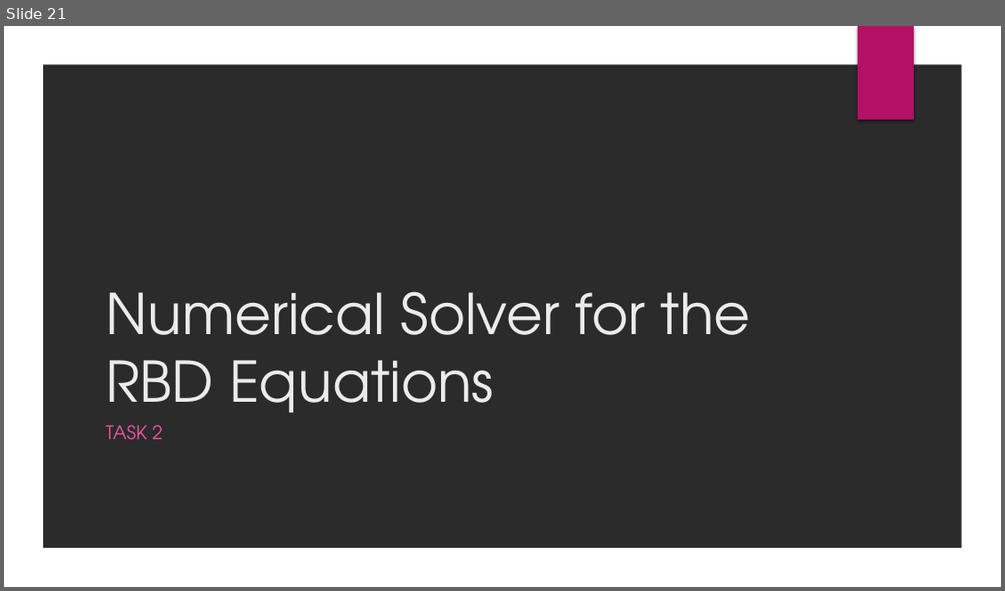
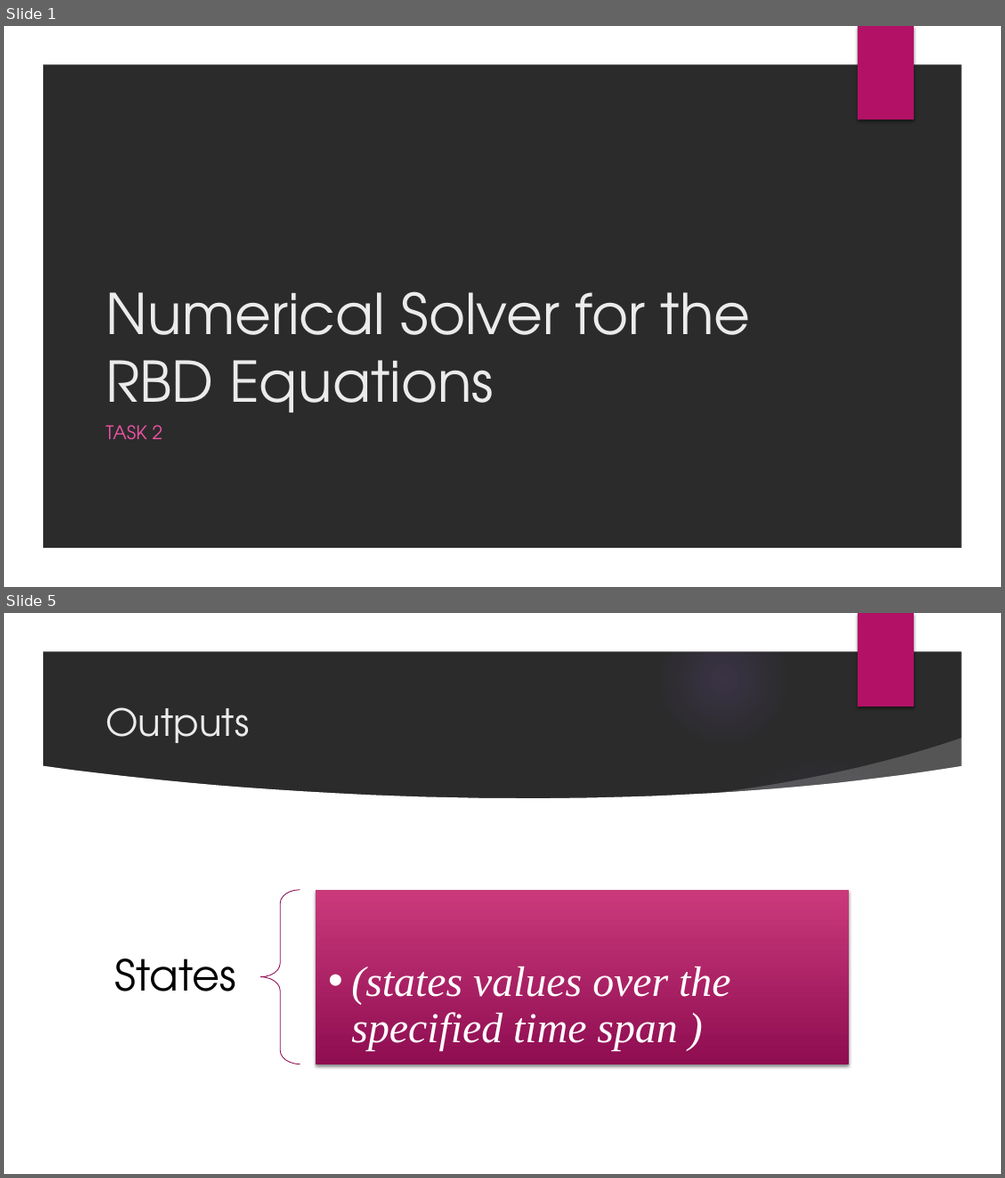
Before and after one commit to Aero-Mohamed/Autopilot, a slide deck: Task 2/Task2_G4_presentation.pptx. Shown one above the other, each under a label of ours: slide 21 before the commit, slides 1 and 5 after it; the slides between them are not shown. The pictures are 1005x591 and 1005x1178 pixels, drawn with LibreOffice and Linux fonts; fonts in the diff are those of the drawing; background and template pictures are left out; a plain dark background stands for a picture behind light text. Boxes give left, top, right and bottom in pixels: in the first picture for what was removed or moved away, otherwise in the second. Text is boxed around its words. In the diff, an @@ line names an element or a change of style, - is before the commit and + after.

```diff
--- a/Task 2/Task2_G4_presentation.pptx
+++ b/Task 2/Task2_G4_presentation.pptx
@@ slide 5 added at box(4, 613, 1001, 1174), background picture (left out); not listed: 2 template elements that a slide beside it also shows @@
@@ title added at box(105, 707, 249, 743), 36 pt, text #EBEBEB @@
+Outputs
@@ group added at box(4, 614, 970, 1174): 5 ellipses, 2 freeform shapes @@
@@ group added at box(114, 890, 850, 1064): 2 texts, 1 left brace, 1 rectangle @@
+States
+  •• (states values over the specified time span )
@@ what was slide 21 is now slide 1 @@
```
Also in this commit, not shown: 2 slides changed, 7 other slides added, 19 slides removed, 8 other files.
